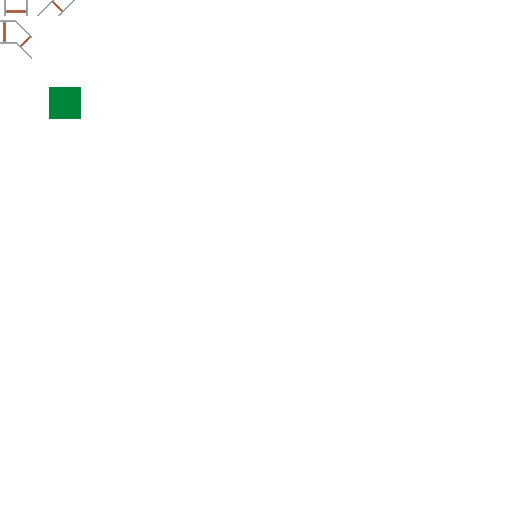
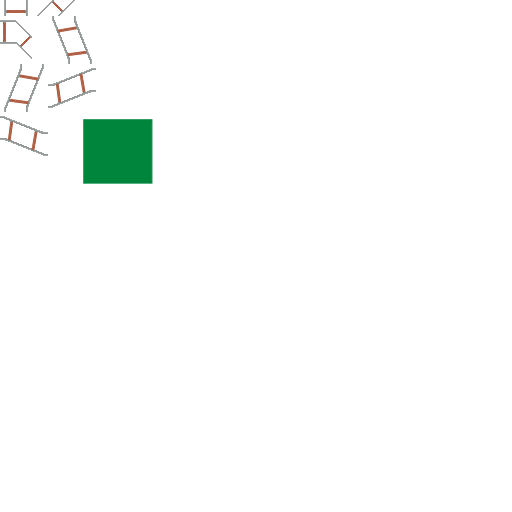
Layered file, before and after one edit (512x512). Changes by layer:
added layer "align_0_south" above "align_0_north" over [0, 116, 48, 156]
added layer "align_0_north" above "align_90_west" over [48, 68, 96, 108]
added layer "align_90_west" above "align_90_east" over [52, 16, 92, 64]
renamed "Background" to "align_90_east", moved it above "rail_0", painted on it over [4, 64, 44, 112]
added layer "workingbg" above "Background" over [83, 119, 153, 184]
renamed "workingbg" to "Background", painted on it over [49, 87, 81, 119]
